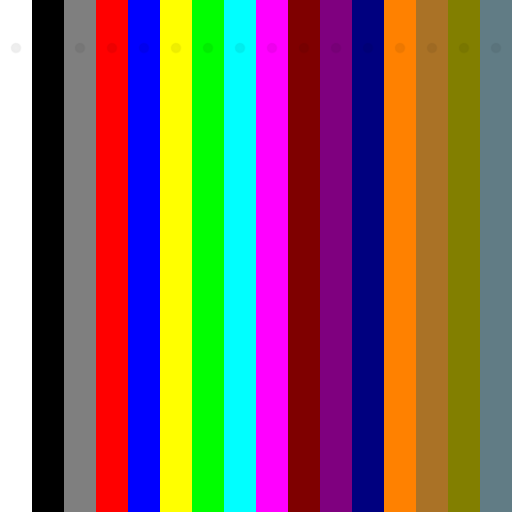
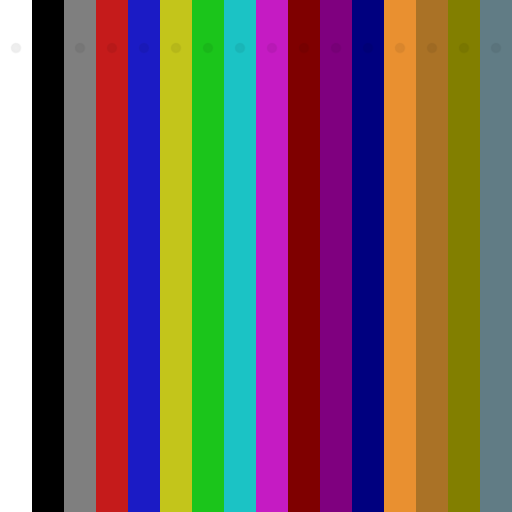
Layered file, before and after one edit (w=512, h=512). Changes by layer:
painted on "Colors" over 96, 0, 416, 512
painted on "Shapes" over 96, 65, 416, 128
